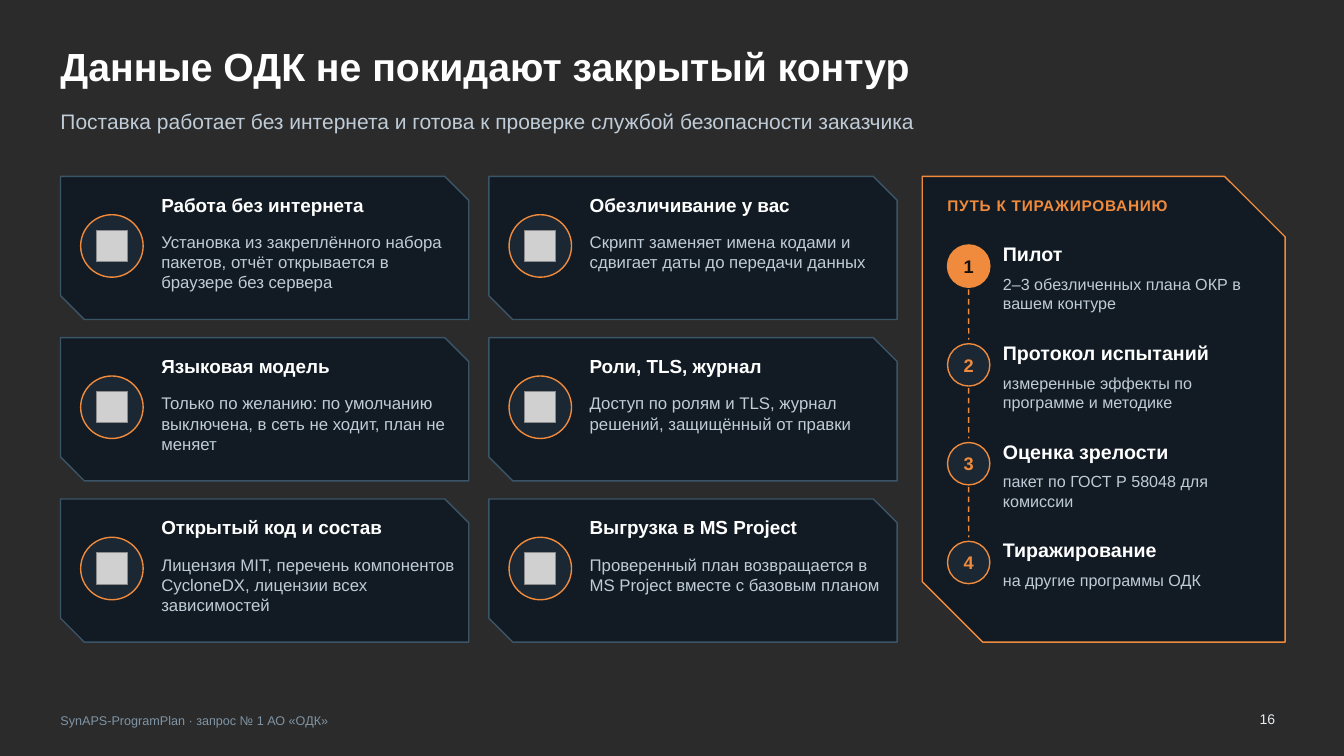
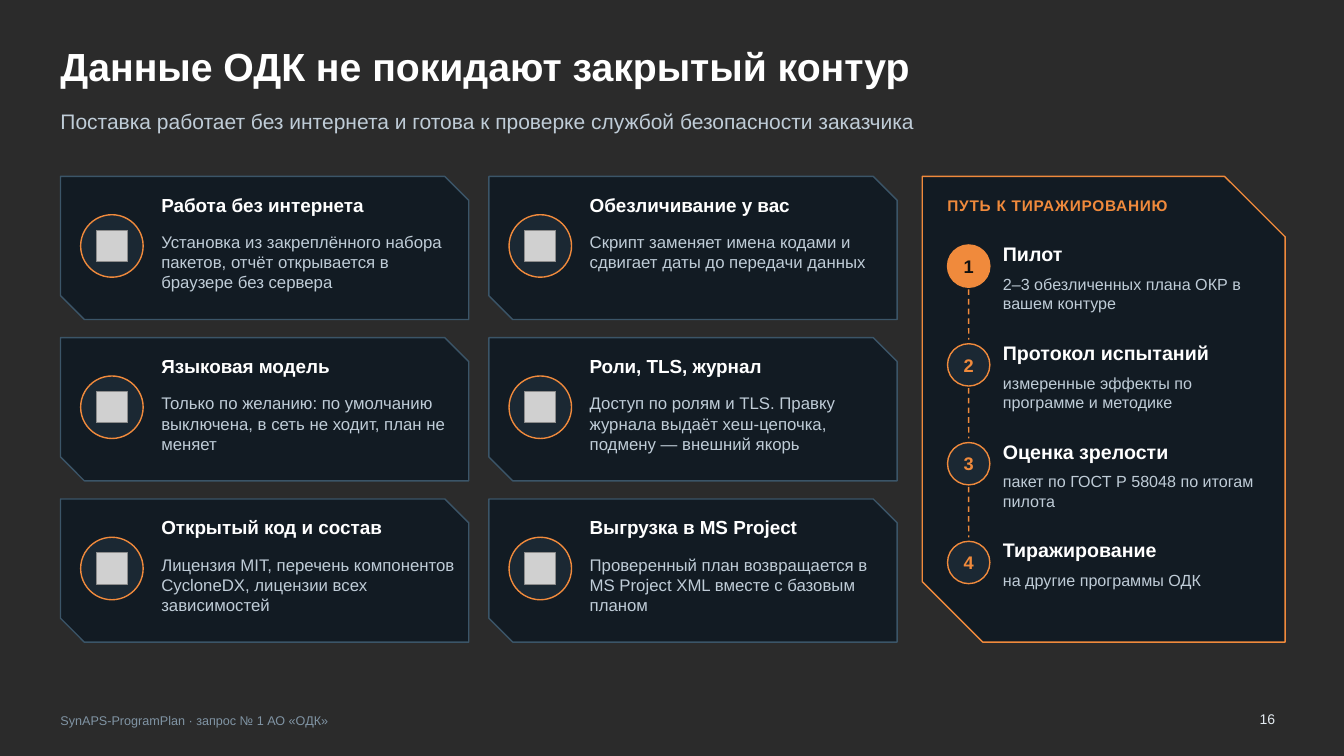
Before and after one commit to KonkovDV/SynAPS-ProgramPlan, a slide deck: slide 16 of SynAPS-ProgramPlan_ODK.pptx. Drawn at 1344x756 pixels with LibreOffice and Linux fonts; fonts in the diff are those of the drawing; grey boxes stand for pictures; background and template pictures are left out; a plain dark background stands for a picture behind light text. Boxes give left, top, right and bottom in pixels: in the first picture for what was removed or moved away, otherwise in the second. Text is boxed around its words. In the diff, an @@ line names an element or a change of style, - is before the commit and + after.

```diff
--- a/SynAPS-ProgramPlan_ODK.pptx
+++ b/SynAPS-ProgramPlan_ODK.pptx
@@ text at (x1=590, y1=397, x2=835, y2=454): text changed @@
-Доступ по ролям и TLS, журнал решений, защищённый от правки
+Доступ по ролям и TLS. Правку журнала выдаёт хеш-цепочка, подмену — внешний якорь
@@ text at (x1=1003, y1=476, x2=1254, y2=507): text changed @@
-пакет по ГОСТ Р 58048 для комиссии
+пакет по ГОСТ Р 58048 по итогам пилота
@@ text at (x1=590, y1=558, x2=867, y2=611): text changed @@
-Проверенный план возвращается в MS Project вместе с базовым планом
+Проверенный план возвращается в MS Project XML вместе с базовым планом
```
Also in this commit, not shown: 15 other slides changed, 1 other file.
